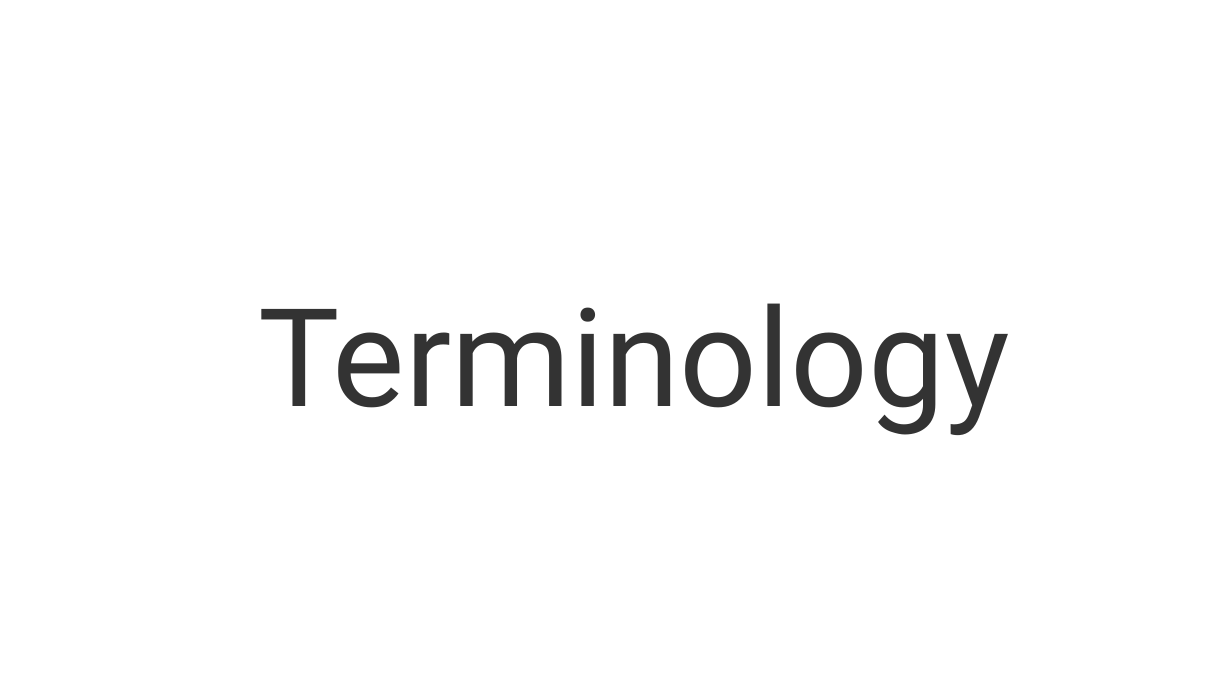
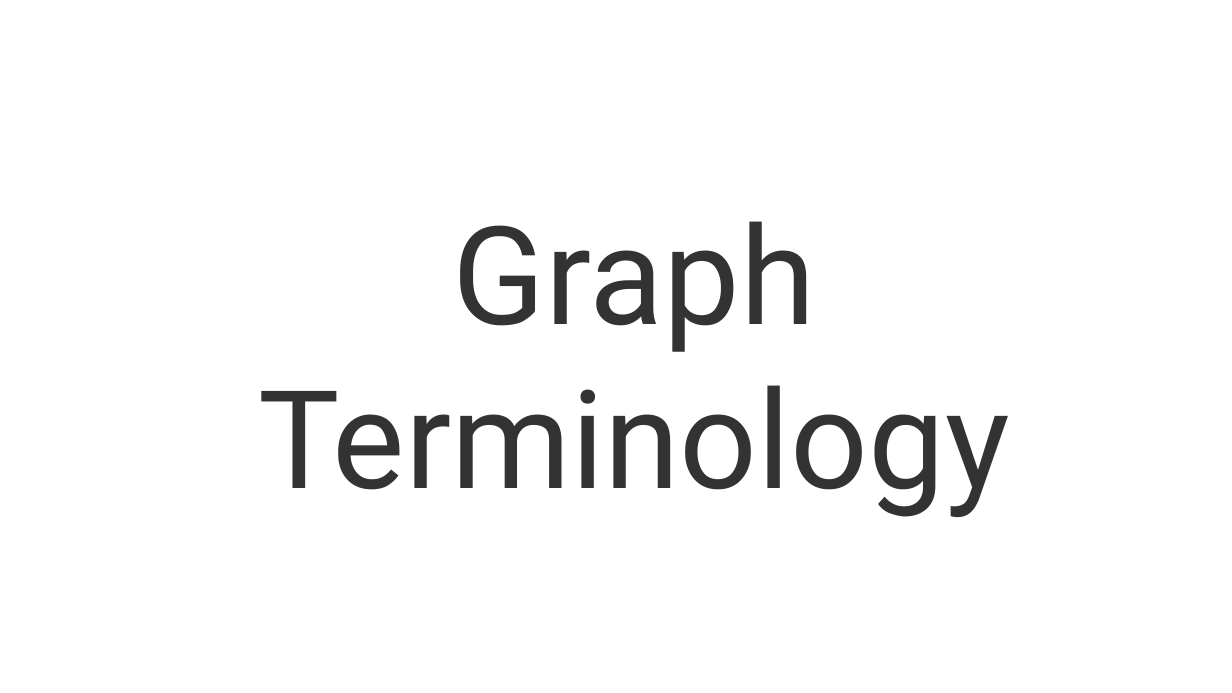
Before and after one commit to nguyenchithien/CS211-Discrete-Structures-II, a slide deck: slide 10 of Lectures/Lecture 7.1.odp (slide 6 before the commit). Drawn at 1232x693 pixels with LibreOffice and Linux fonts; fonts in the diff are those of the drawing; background and template pictures are left out. Boxes give left, top, right and bottom in pixels: in the first picture for what was removed or moved away, otherwise in the second. Text is boxed around its words. In the diff, an @@ line names an element or a change of style, - is before the commit and + after.

```diff
--- a/Lectures/Lecture 7.1.odp
+++ b/Lectures/Lecture 7.1.odp
@@ title at (x1=258, y1=221, x2=1010, y2=517): text changed @@
-Terminology
+Graph Terminology
```
Also in this commit, not shown: 1 other slide changed, 24 slides added, 5 slides removed, 1 other file.
